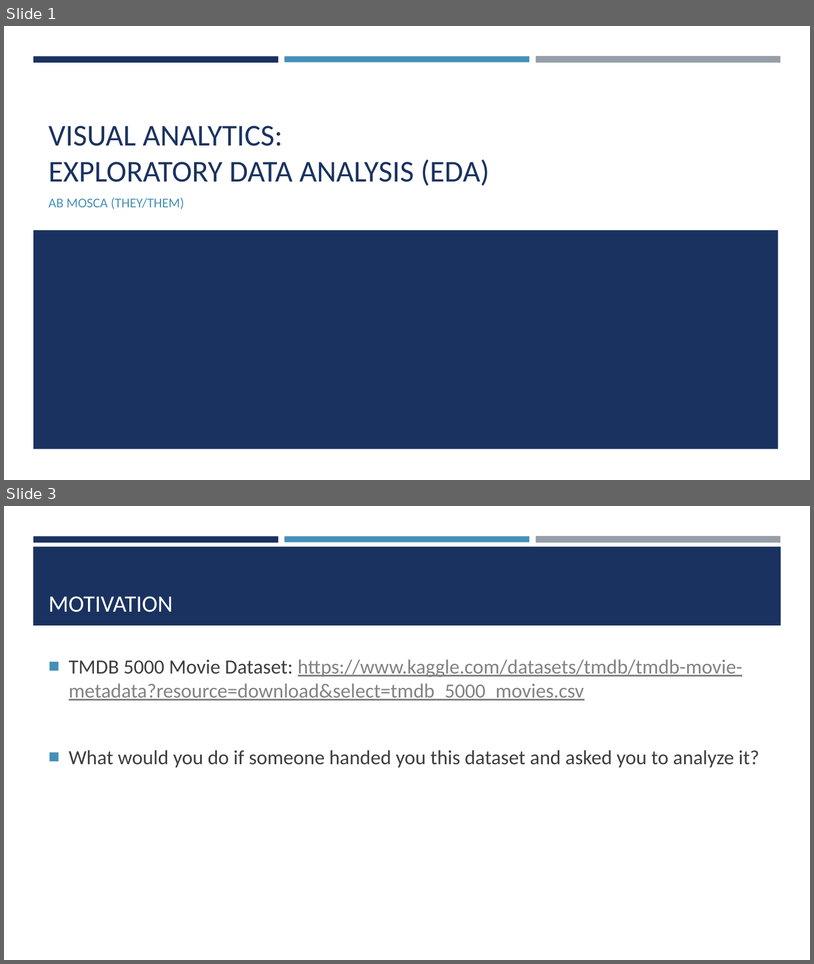
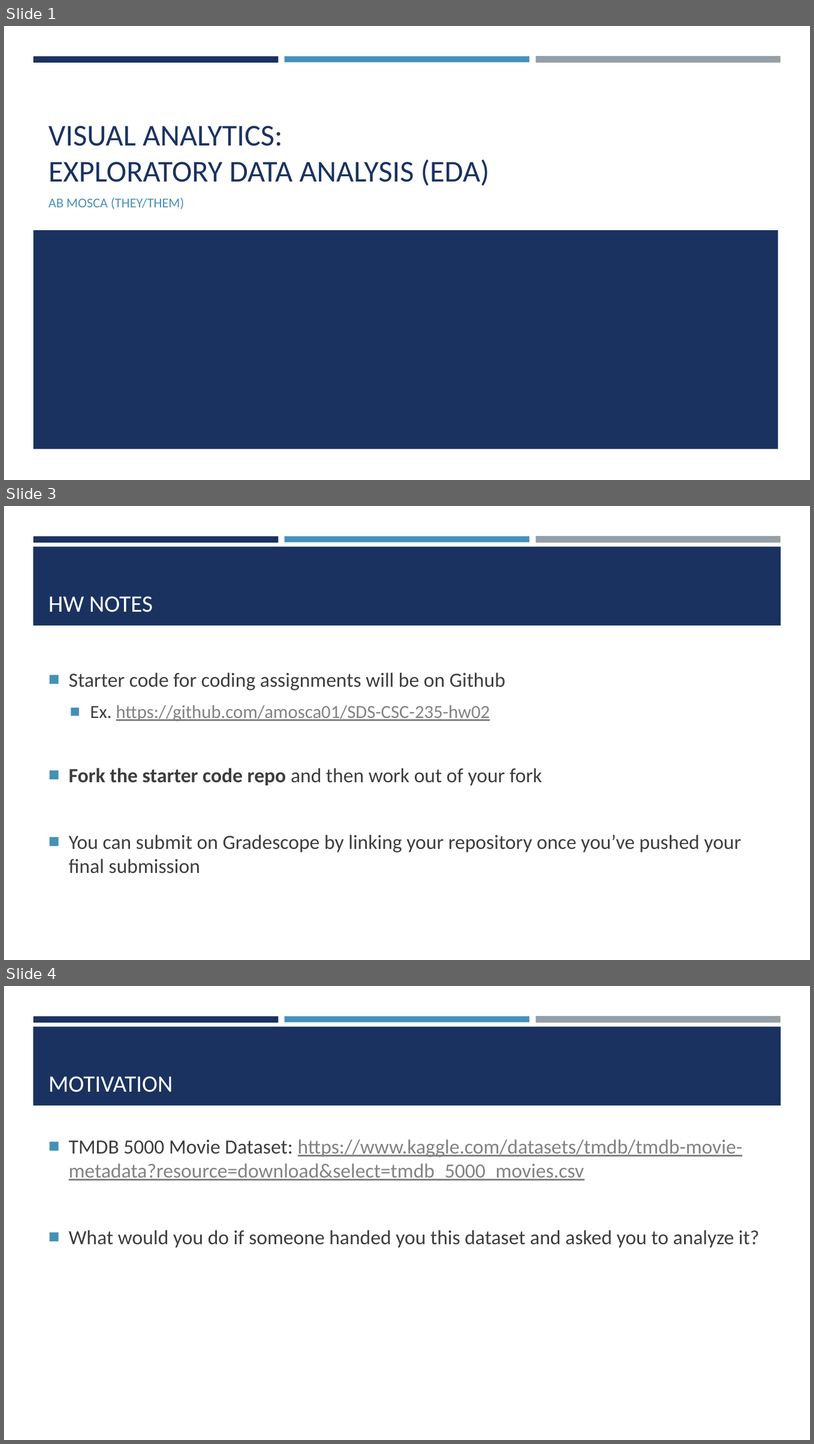
Before and after one commit to amosca01/SDS-CSC235, a slide deck: slides/03-EDA.pptx. Shown one above the other, each under a label of ours: slides 1 and 3 before the commit, slides 1, 3 and 4 after it; the slides between them are not shown. The pictures are 814x964 and 814x1444 pixels, drawn with LibreOffice and Linux fonts; fonts in the diff are those of the drawing. Boxes give left, top, right and bottom in pixels: in the first picture for what was removed or moved away, otherwise in the second. Text is boxed around its words. In the diff, an @@ line names an element or a change of style, - is before the commit and + after.

```diff
--- a/slides/03-EDA.pptx
+++ b/slides/03-EDA.pptx
@@ slide 3 added at [4,506,810,960], background #FFFFFF; not listed: 4 template elements that a slide beside it also shows @@
@@ title added at [48,596,153,612], 28 pt, text #FFFFFF @@
+HW NOTES
@@ text added at [69,672,741,873], 24 pt, text #3D3D3D @@
+■ Starter code for coding assignments will be on Github
+  ■ Ex. https://github.com/amosca01/SDS-CSC-235-hw02
+■ Fork the starter code repo and then work out of your fork
+■ You can submit on Gradescope by linking your repository once you’ve pushed your final submission
@@ what was slide 3 is now slide 4 @@
```
Also in this commit, not shown: 1 slide changed, 6 other files.
